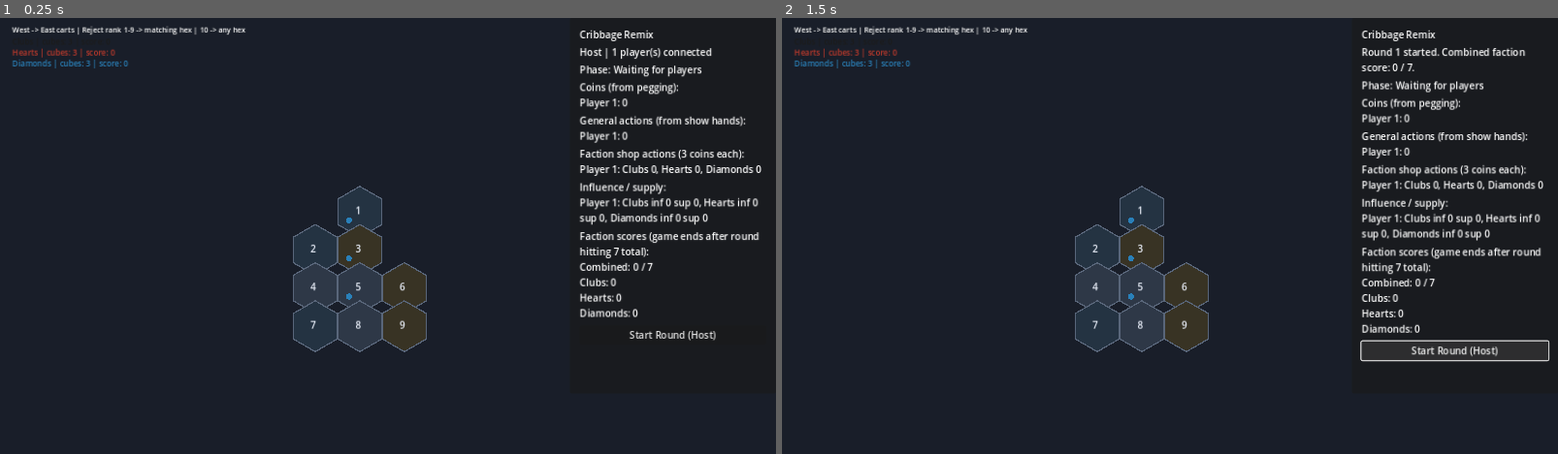
Above: before the commit, frames 1-2 (left to right).
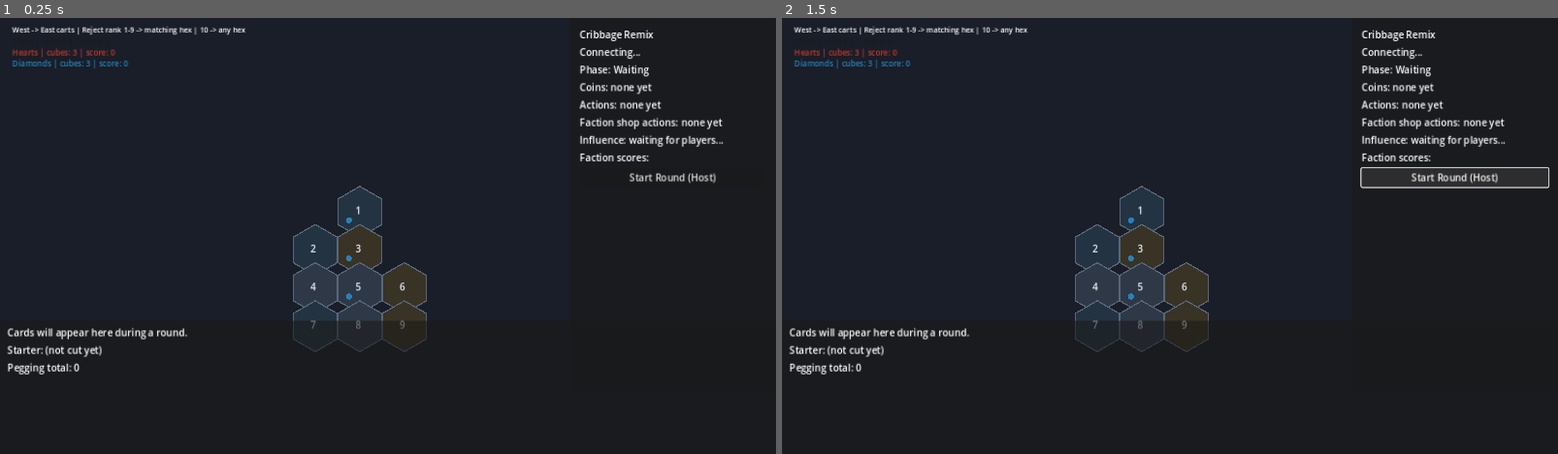
Above: after the commit, the same moments.

Repository: WilsonPersonal/cribbage-remix
Game: Godot game, scene res://scenes/game.tscn
Same seed, same stepped clock (60 frames per second), same inputs: the game is played once before the commit and once after it. This scene is started directly instead of the project's main scene.
Inputs:
- Up to frame 1 (0.25 s): no input
- Up to frame 2 (1.5 s): click "Start Round (Host)" at 0.5 s

The runs differ from the first frame. In frame 1, 4.3% of the frame differs, in the area x 0-99%, y 6-82%; in frame 2, 5.0%.
Error after the commit: Invalid access to property or key 'discard_submitted' on a base object of type 'PanelContainer'. (res://scripts/ui/game.gd:45)

Commit message:
Add card-playing UI and full deal/pegging round flow.
Co-authored-by: Cursor <cursoragent@cursor.com>

Diff:
--- a/autoload/game_state.gd
+++ b/autoload/game_state.gd
@@ -24,6 +24,11 @@
 signal faction_actions_updated(faction_actions: Dictionary)
 signal faction_scores_updated(faction_scores: Dictionary)
 signal winner_decided(peer_id: int, faction_id: int)
+signal local_hand_updated(hand: Array)
+signal starter_updated(card: Dictionary)
+signal pegging_state_updated(sequence: Array, total: int, turn_peer: int)
+signal crib_count_updated(count: int)
+signal game_message(message: String)
 
 var current_phase: Phase = Phase.WAITING
 var round_number: int = 0
@@ -43,11 +48,18 @@
 var dealer_peer_id: int = 1
 var crib_owner_peer_id: int = 0
 var hands: Dictionary = {}
+var local_hand: Array = []
 var crib: Array = []
 var starter_card: Dictionary = {}
 var pegging_total: int = 0
+var pegging_sequence: Array = []
+var pegging_turn_peer: int = 0
+var pegging_last_play_peer: int = 0
+var active_player_order: Array = []
+var discard_ready: Dictionary = {}
 
 var _board := HexBoard.new()
+var _deck: Array = []
 
 
 func register_player(peer_id: int, player_name: String = "") -> void:
@@ -95,19 +107,136 @@
 		_finish_game()
 		return
 
+	if get_player_count() < RemixRules.MIN_PLAYERS:
+		_broadcast_message("Need at least %d players to start a round." % RemixRules.MIN_PLAYERS)
+		return
+
 	round_number += 1
 	hands.clear()
+	local_hand.clear()
 	crib.clear()
 	starter_card.clear()
 	pegging_total = 0
+	pegging_sequence.clear()
+	pegging_turn_peer = 0
+	pegging_last_play_peer = 0
+	discard_ready.clear()
 	crib_owner_peer_id = 0
+	_deck.clear()
 
 	for peer_id in player_names.keys():
 		action_points[peer_id] = 0
 
+	_rotate_dealer()
 	_set_phase(Phase.DEAL)
+	_deal_cards()
 	round_started.emit(round_number)
 	_sync_action_points.rpc(action_points)
+
+
+@rpc("any_peer", "call_remote", "reliable")
+func request_discard(card_indices: Array) -> void:
+	if not multiplayer.is_server():
+		return
+	if current_phase != Phase.DISCARD_TO_CRIB:
+		return
+
+	var peer_id := multiplayer.get_remote_sender_id()
+	if discard_ready.get(peer_id, false):
+		return
+
+	var expected := RemixRules.crib_discard_count(get_player_count())
+	if card_indices.size() != expected:
+		return
+
+	var hand: Array = hands.get(peer_id, []).duplicate(true)
+	if not _validate_card_indices(hand, card_indices):
+		return
+
+	var sorted_indices: Array = card_indices.duplicate()
+	sorted_indices.sort()
+	sorted_indices.reverse()
+	for index in sorted_indices:
+		crib.append(hand[index])
+		hand.remove_at(index)
+
+	hands[peer_id] = hand
+	discard_ready[peer_id] = true
+	_send_local_hand(peer_id, hand)
+	_sync_crib_count.rpc(crib.size())
+
+	if _all_players_discarded():
+		_cut_starter()
+
+
+@rpc("any_peer", "call_remote", "reliable")
+func request_pegging_play(hand_index: int) -> void:
+	if not multiplayer.is_server():
+		return
+	if current_phase != Phase.PEGGING:
+		return
+
+	var peer_id := multiplayer.get_remote_sender_id()
+	if peer_id != pegging_turn_peer:
+		return
+
+	var hand: Array = hands.get(peer_id, [])
+	if hand_index < 0 or hand_index >= hand.size():
+		return
+
+	var card: Dictionary = hand[hand_index]
+	if not PeggingRules.can_play(card, pegging_total):
+		return
+
+	hand.remove_at(hand_index)
+	hands[peer_id] = hand
+	pegging_sequence.append(card)
+	pegging_total += int(card.get("value", 0))
+	pegging_last_play_peer = peer_id
+
+	for event in PeggingRules.score_events(pegging_sequence, pegging_total):
+		grant_pegging_coins(peer_id, event)
+
+	_send_local_hand(peer_id, hand)
+
+	if pegging_total == PeggingRules.MAX_TOTAL:
+		pegging_total = 0
+		pegging_sequence.clear()
+
+	if _all_hands_empty():
+		_begin_show_hands()
+		return
+
+	_advance_pegging_turn()
+
+
+@rpc("any_peer", "call_remote", "reliable")
+func request_pegging_pass() -> void:
+	if not multiplayer.is_server():
+		return
+	if current_phase != Phase.PEGGING:
+		return
+
+	var peer_id := multiplayer.get_remote_sender_id()
+	if peer_id != pegging_turn_peer:
+		return
+
+	var hand: Array = hands.get(peer_id, [])
+	if PeggingRules.has_any_play(hand, pegging_total):
+		return
+
+	if not pegging_sequence.is_empty() and pegging_last_play_peer != 0:
+		grant_pegging_coins(pegging_last_play_peer, "go")
+
+	pegging_sequence.clear()
+	pegging_total = 0
+
+	if _all_hands_empty():
+		_begin_show_hands()
+		return
+
+	pegging_turn_peer = _next_player_with_cards(pegging_last_play_peer)
+	_broadcast_pegging_state()
 
 
 func grant_actions_from_cards(peer_id: int, cards: Array, starter: Dictionary = {}) -> void:
@@ -128,16 +257,6 @@
 		return
 
 	player_coins[peer_id] = player_coins.get(peer_id, 0) + gained
-	_sync_coins.rpc(player_coins)
-
-
-func grant_pegging_coin_amount(peer_id: int, amount: int) -> void:
-	if not multiplayer.is_server():
-		return
-	if amount <= 0:
-		return
-
-	player_coins[peer_id] = player_coins.get(peer_id, 0) + amount
 	_sync_coins.rpc(player_coins)
 
 
@@ -257,25 +376,11 @@
 	_finish_round()
 
 
-func set_crib_owner(peer_id: int) -> void:
-	if not multiplayer.is_server():
-		return
-
-	crib_owner_peer_id = peer_id
-
-
 func advance_to_shop_phase() -> void:
 	if not multiplayer.is_server():
 		return
 
 	_set_phase(Phase.SHOP)
-
-
-func advance_to_action_phase() -> void:
-	if not multiplayer.is_server():
-		return
-
-	_set_phase(Phase.SPEND_ACTIONS)
 
 
 func get_total_faction_score() -> int:
@@ -314,6 +419,146 @@
 			best_peer_id = int(peer_id)
 
 	return best_peer_id
+
+
+func _deal_cards() -> void:
+	active_player_order = _sorted_peer_ids()
+	_deck = CribbageDeck.create_shuffled_deck()
+	crib.clear()
+	discard_ready.clear()
+
+	for peer_id in active_player_order:
+		var hand: Array = []
+		var card_count := RemixRules.cards_per_hand(active_player_order.size())
+		for _i in range(card_count):
+			if _deck.is_empty():
+				break
+			hand.append(_deck.pop_back())
+		hands[peer_id] = hand
+		_send_local_hand(int(peer_id), hand)
+
+	crib_owner_peer_id = dealer_peer_id
+	_sync_crib_count.rpc(crib.size())
+	_set_phase(Phase.DISCARD_TO_CRIB)
+	_broadcast_message("Discard %d cards to the crib." % RemixRules.crib_discard_count(active_player_order.size()))
+
+
+func _cut_starter() -> void:
+	if _deck.is_empty():
+		_broadcast_message("Deck empty; cannot cut starter.")
+		return
+
+	_set_phase(Phase.CUT_STARTER)
+	starter_card = _deck.pop_back()
+	_sync_starter.rpc(starter_card)
+	starter_updated.emit(starter_card)
+	_begin_pegging()
+
+
+func _begin_pegging() -> void:
+	pegging_sequence.clear()
+	pegging_total = 0
+	pegging_last_play_peer = 0
+	pegging_turn_peer = _non_dealer_peer()
+	_set_phase(Phase.PEGGING)
+	_broadcast_pegging_state()
+	_broadcast_message("Pegging phase: earn coins for pairs, 15s, 31, and go.")
+
+
+func _begin_show_hands() -> void:
+	_set_phase(Phase.SHOW_HANDS)
+
+	for peer_id in active_player_order:
+		var hand: Array = hands.get(peer_id, [])
+		grant_actions_from_cards(int(peer_id), hand, starter_card)
+
+	_broadcast_message("Show hands scored. Visit the shop, then spend actions.")
+	advance_to_shop_phase()
+
+
+func _advance_pegging_turn() -> void:
+	pegging_turn_peer = _next_player_with_cards(pegging_turn_peer)
+	_broadcast_pegging_state()
+
+
+func _next_player_with_cards(from_peer: int) -> int:
+	var peers: Array = active_player_order.duplicate()
+	var start_index := peers.find(from_peer)
+	if start_index < 0:
+		start_index = 0
+
+	for step in range(1, peers.size() + 1):
+		var candidate: int = peers[(start_index + step) % peers.size()]
+		if not hands.get(candidate, []).is_empty():
+			return candidate
+
+	return int(from_peer)
+
+
+func _all_players_discarded() -> bool:
+	for peer_id in active_player_order:
+		if not discard_ready.get(peer_id, false):
+			return false
+	return true
+
+
+func _all_hands_empty() -> bool:
+	for peer_id in active_player_order:
+		if not hands.get(peer_id, []).is_empty():
+			return false
+	return true
+
+
+func _validate_card_indices(hand: Array, indices: Array) -> bool:
+	var used: Dictionary = {}
+	for index in indices:
+		var card_index := int(index)
+		if card_index < 0 or card_index >= hand.size():
+			return false
+		if used.has(card_index):
+			return false
+		used[card_index] = true
+	return true
+
+
+func _rotate_dealer() -> void:
+	var peers := _sorted_peer_ids()
+	if peers.is_empty():
+		return
+	if dealer_peer_id == 0 or not peers.has(dealer_peer_id):
+		dealer_peer_id = peers[0]
+		return
+
+	var index := peers.find(dealer_peer_id)
+	dealer_peer_id = peers[(index + 1) % peers.size()]
+
+
+func _non_dealer_peer() -> int:
+	for peer_id in active_player_order:
+		if int(peer_id) != dealer_peer_id:
+			return int(peer_id)
+	return int(active_player_order[0])
+
+
+func _sorted_peer_ids() -> Array:
+	var peers: Array = player_names.keys()
+	peers.sort()
+	return peers
+
+
+func _send_local_hand(peer_id: int, hand: Array) -> void:
+	_sync_local_hand.rpc_id(peer_id, hand)
+	if peer_id == multiplayer.get_unique_id():
+		local_hand = hand.duplicate(true)
+		local_hand_updated.emit(local_hand)
+
+
+func _broadcast_pegging_state() -> void:
+	_sync_pegging_state.rpc(pegging_sequence, pegging_total, pegging_turn_peer)
+
+
+func _broadcast_message(message: String) -> void:
+	_sync_game_message.rpc(message)
 
 
 func _validate_crib_choices(choices: Array) -> bool:
@@ -467,3 +712,33 @@
 @rpc("authority", "call_remote", "reliable")
 func _sync_winner(peer_id: int, faction_id: int) -> void:
 	winner_decided.emit(peer_id, faction_id)
+
+
+@rpc("authority", "call_remote", "reliable")
+func _sync_local_hand(hand: Array) -> void:
+	local_hand = hand.duplicate(true)
+	local_hand_updated.emit(local_hand)
+
+
+@rpc("authority", "call_remote", "reliable")
+func _sync_starter(card: Dictionary) -> void:
+	starter_card = card
+	starter_updated.emit(card)
+
+
+@rpc("authority", "call_remote", "reliable")
+func _sync_pegging_state(sequence: Array, total: int, turn_peer: int) -> void:
+	pegging_sequence = sequence.duplicate(true)
+	pegging_total = total
+	pegging_turn_peer = turn_peer
+	pegging_state_updated.emit(pegging_sequence, pegging_total, pegging_turn_peer)
+
+
+@rpc("authority", "call_remote", "reliable")
+func _sync_crib_count(count: int) -> void:
+	crib_count_updated.emit(count)
+
+
+@rpc("authority", "call_remote", "reliable")
+func _sync_game_message(message: String) -> void:
+	game_message.emit(message)
--- /dev/null
+++ b/scenes/card_play_panel.tscn
@@ -0,0 +1,57 @@
+[gd_scene load_steps=2 format=3 uid="uid://card_play_panel"]
+
+[ext_resource type="Script" path="res://scripts/ui/card_play_panel.gd" id="1"]
+
+[node name="CardPlayPanel" type="PanelContainer"]
+anchors_preset = 12
+anchor_top = 1.0
+anchor_right = 1.0
+anchor_bottom = 1.0
+offset_top = -220.0
+grow_horizontal = 2
+grow_vertical = 0
+
+[node name="Margin" type="MarginContainer" parent="."]
+layout_mode = 2
+theme_override_constants/margin_left = 12
+theme_override_constants/margin_top = 8
+theme_override_constants/margin_right = 12
+theme_override_constants/margin_bottom = 8
+
+[node name="VBox" type="VBoxContainer" parent="Margin"]
+layout_mode = 2
+theme_override_constants/separation = 6
+
+[node name="MessageLabel" type="Label" parent="Margin/VBox"]
+layout_mode = 2
+text = "Cards will appear here during a round."
+
+[node name="StarterLabel" type="Label" parent="Margin/VBox"]
+layout_mode = 2
+text = "Starter: (not cut yet)"
+
+[node name="PeggingLabel" type="Label" parent="Margin/VBox"]
+layout_mode = 2
+text = "Pegging total: 0"
+
+[node name="PeggingContainer" type="HBoxContainer" parent="Margin/VBox"]
+layout_mode = 2
+theme_override_constants/separation = 4
+
+[node name="HandContainer" type="HBoxContainer" parent="Margin/VBox"]
+layout_mode = 2
+theme_override_constants/separation = 4
+
+[node name="ActionRow" type="HBoxContainer" parent="Margin/VBox"]
+layout_mode = 2
+theme_override_constants/separation = 8
+
+[node name="ConfirmDiscardButton" type="Button" parent="Margin/VBox/ActionRow"]
+layout_mode = 2
+visible = false
+text = "Confirm Discard"
+
+[node name="PassButton" type="Button" parent="Margin/VBox/ActionRow"]
+layout_mode = 2
+visible = false
+text = "Pass (Go)"
--- /dev/null
+++ b/scenes/card_widget.tscn
@@ -0,0 +1,7 @@
+[gd_scene load_steps=2 format=3 uid="uid://card_widget"]
+
+[ext_resource type="Script" path="res://scripts/ui/card_widget.gd" id="1"]
+
+[node name="CardWidget" type="Button"]
+custom_minimum_size = Vector2(64, 92)
+script = ExtResource("1")
--- a/scenes/game.tscn
+++ b/scenes/game.tscn
@@ -1,7 +1,8 @@
-[gd_scene load_steps=3 format=3 uid="uid://cribbage_game"]
+[gd_scene load_steps=4 format=3 uid="uid://cribbage_game"]
 
 [ext_resource type="Script" path="res://scripts/ui/game.gd" id="1_game"]
 [ext_resource type="Script" path="res://scripts/ui/hex_board_view.gd" id="2_board"]
+[ext_resource type="PackedScene" uid="uid://card_play_panel" path="res://scenes/card_play_panel.tscn" id="3_cards"]
 
 [node name="Game" type="Control"]
 layout_mode = 3
@@ -120,3 +121,13 @@
 layout_mode = 2
 visible = false
 text = "End Action Phase"
+
+[node name="CardPlayPanel" parent="." instance=ExtResource("3_cards")]
+layout_mode = 1
+anchors_preset = 12
+anchor_top = 1.0
+anchor_right = 1.0
+anchor_bottom = 1.0
+offset_top = -220.0
+grow_horizontal = 2
+grow_vertical = 0
--- /dev/null
+++ b/scripts/cribbage/pegging.gd
@@ -0,0 +1,70 @@
+class_name PeggingRules
+extends RefCounted
+
+const MAX_TOTAL := 31
+
+
+static func can_play(card: Dictionary, running_total: int) -> bool:
+	return running_total + int(card.get("value", 0)) <= MAX_TOTAL
+
+
+static func has_any_play(hand: Array, running_total: int) -> bool:
+	for card in hand:
+		if can_play(card, running_total):
+			return true
+	return false
+
+
+static func score_events(sequence: Array, running_total: int) -> Array:
+	var events: Array = []
+
+	if running_total == 15:
+		events.append("fifteen")
+	if running_total == 31:
+		events.append("thirty_one")
+
+	if sequence.size() >= 2:
+		var tail_rank: String = sequence[-1].get("rank", "")
+		var matching := 1
+		for i in range(sequence.size() - 2, -1, -1):
+			if sequence[i].get("rank", "") == tail_rank:
+				matching += 1
+			else:
+				break
+
+		match matching:
+			2:
+				events.append("pair")
+			3:
+				events.append("triple")
+			4:
+				events.append("quadruple")
+
+	var run_length := _tail_run_length(sequence)
+	if run_length >= 3:
+		events.append("run")
+
+	return events
+
+
+static func _tail_run_length(sequence: Array) -> int:
+	if sequence.is_empty():
+		return 0
+
+	var values: Array = []
+	for card in sequence:
+		values.append(int(card.get("value", 0)))
+	values.sort()
+
+	var best := 1
+	var current := 1
+	for i in range(1, values.size()):
+		if values[i] == values[i - 1]:
+			continue
+		if values[i] == values[i - 1] + 1:
+			current += 1
+			best = max(best, current)
+		else:
+			current = 1
+
+	return best
--- a/scripts/cribbage/scoring.gd
+++ b/scripts/cribbage/scoring.gd
@@ -30,6 +30,8 @@
 		"thirty_one":
 			return 2
 		"go":
+			return 1
+		"run":
 			return 1
 		_:
 			return 0
--- /dev/null
+++ b/scripts/ui/card_play_panel.gd
@@ -0,0 +1,141 @@
+extends PanelContainer
+
+signal discard_submitted(card_indices: Array)
+signal pegging_play_requested(hand_index: int)
+signal pegging_pass_requested
+
+const CardWidgetScene := preload("res://scenes/card_widget.tscn")
+
+@onready var message_label: Label = $Margin/VBox/MessageLabel
+@onready var starter_label: Label = $Margin/VBox/StarterLabel
+@onready var pegging_label: Label = $Margin/VBox/PeggingLabel
+@onready var hand_container: HBoxContainer = $Margin/VBox/HandContainer
+@onready var pegging_container: HBoxContainer = $Margin/VBox/PeggingContainer
+@onready var action_row: HBoxContainer = $Margin/VBox/ActionRow
+@onready var confirm_discard_button: Button = $Margin/VBox/ActionRow/ConfirmDiscardButton
+@onready var pass_button: Button = $Margin/VBox/ActionRow/PassButton
+
+var _local_hand: Array = []
+var _selected_indices: Array = []
+
+
+func _ready() -> void:
+	confirm_discard_button.pressed.connect(_on_confirm_discard_pressed)
+	pass_button.pressed.connect(_on_pass_pressed)
+	GameState.local_hand_updated.connect(_on_local_hand_updated)
+	GameState.starter_updated.connect(_on_starter_updated)
+	GameState.pegging_state_updated.connect(_on_pegging_state_updated)
+	GameState.phase_changed.connect(_on_phase_changed)
+	GameState.game_message.connect(_on_game_message)
+	_on_phase_changed(GameState.current_phase)
+	_refresh_hand_display()
+
+
+func _on_confirm_discard_pressed() -> void:
+	var expected := RemixRules.crib_discard_count(max(GameState.get_player_count(), 2))
+	if _selected_indices.size() != expected:
+		message_label.text = "Select exactly %d cards to discard." % expected
+		return
+	discard_submitted.emit(_selected_indices.duplicate())
+
+
+func _on_pass_pressed() -> void:
+	pegging_pass_requested.emit()
+
+
+func _on_local_hand_updated(hand: Array) -> void:
+	_local_hand = hand
+	_selected_indices.clear()
+	_refresh_hand_display()
+
+
+func _on_starter_updated(card: Dictionary) -> void:
+	if card.is_empty():
+		starter_label.text = "Starter: (not cut yet)"
+	else:
+		starter_label.text = "Starter: %s" % CribbageDeck.card_label(card)
+
+
+func _on_pegging_state_updated(sequence: Array, total: int, turn_peer: int) -> void:
+	pegging_label.text = "Pegging total: %d | Turn: %s" % [
+		total,
+		GameState.player_names.get(turn_peer, "Player %d" % turn_peer),
+	]
+	_refresh_pegging_display(sequence)
+	_update_action_buttons()
+
+
+func _on_phase_changed(phase: GameState.Phase) -> void:
+	_selected_indices.clear()
+	_update_action_buttons()
+	match phase:
+		GameState.Phase.DISCARD_TO_CRIB:
+			message_label.text = "Select cards to discard to the crib."
+		GameState.Phase.PEGGING:
+			message_label.text = "Play a card or pass if you cannot."
+		GameState.Phase.SHOW_HANDS:
+			message_label.text = "Scoring hands for actions..."
+		_:
+			if phase == GameState.Phase.WAITING or phase == GameState.Phase.DEAL:
+				message_label.text = "Waiting for the deal..."
+	_refresh_hand_display()
+
+
+func _on_game_message(message: String) -> void:
+	message_label.text = message
+
+
+func _refresh_hand_display() -> void:
+	for child in hand_container.get_children():
+		child.queue_free()
+
+	for i in range(_local_hand.size()):
+		var card_widget: CardWidget = CardWidgetScene.instantiate()
+		hand_container.add_child(card_widget)
+		card_widget.setup(i, _local_hand[i])
+		card_widget.card_pressed.connect(_on_card_pressed)
+		if _selected_indices.has(i):
+			card_widget.modulate = Color(1, 1, 0.7)
+
+
+func _refresh_pegging_display(sequence: Array) -> void:
+	for child in pegging_container.get_children():
+		child.queue_free()
+
+	for i in range(sequence.size()):
+		var card_widget: CardWidget = CardWidgetScene.instantiate()
+		pegging_container.add_child(card_widget)
+		card_widget.setup(i, sequence[i])
+		card_widget.disabled = true
+
+
+func _on_card_pressed(index: int) -> void:
+	match GameState.current_phase:
+		GameState.Phase.DISCARD_TO_CRIB:
+			_toggle_discard_selection(index)
+		GameState.Phase.PEGGING:
+			if _is_my_pegging_turn():
+				pegging_play_requested.emit(index)
+	_refresh_hand_display()
+
+
+func _toggle_discard_selection(index: int) -> void:
+	if _selected_indices.has(index):
+		_selected_indices.erase(index)
+	else:
+		_selected_indices.append(index)
+
+
+func _update_action_buttons() -> void:
+	var phase := GameState.current_phase
+	confirm_discard_button.visible = phase == GameState.Phase.DISCARD_TO_CRIB
+	pass_button.visible = phase == GameState.Phase.PEGGING and _is_my_pegging_turn()
+	pass_button.disabled = not _can_pass_pegging()
+
+
+func _is_my_pegging_turn() -> bool:
+	return GameState.pegging_turn_peer == NetworkManager.get_local_peer_id()
+
+
+func _can_pass_pegging() -> bool:
+	return not PeggingRules.has_any_play(_local_hand, GameState.pegging_total)
--- /dev/null
+++ b/scripts/ui/card_widget.gd
@@ -0,0 +1,44 @@
+class_name CardWidget
+extends Button
+
+signal card_pressed(card_index: int)
+
+var card_index: int = -1
+var card_data: Dictionary = {}
+
+
+func setup(index: int, data: Dictionary) -> void:
+	card_index = index
+	card_data = data
+	custom_minimum_size = Vector2(64, 92)
+	text = "%s\n%s" % [data.get("rank", "?"), _suit_symbol(data.get("suit", ""))]
+	modulate = _suit_color(data.get("suit", ""))
+	pressed.connect(_on_pressed)
+
+
+func _on_pressed() -> void:
+	card_pressed.emit(card_index)
+
+
+func _suit_symbol(suit: String) -> String:
+	match suit:
+		"hearts":
+			return "H"
+		"diamonds":
+			return "D"
+		"clubs":
+			return "C"
+		_:
+			return "?"
+
+
+func _suit_color(suit: String) -> Color:
+	match suit:
+		"hearts":
+			return Color("#ffb3b3")
+		"diamonds":
+			return Color("#a8c8ff")
+		"clubs":
+			return Color("#cccccc")
+		_:
+			return Color.WHITE
--- a/scripts/ui/game.gd
+++ b/scripts/ui/game.gd
@@ -15,6 +15,7 @@
 @onready var buy_hearts_button: Button = $HUD/Margin/VBox/ShopButtons/BuyHeartsButton
 @onready var buy_diamonds_button: Button = $HUD/Margin/VBox/ShopButtons/BuyDiamondsButton
 @onready var board: Control = $Board
+@onready var card_panel: PanelContainer = $CardPlayPanel
 
 
 func _ready() -> void:
@@ -27,16 +28,23 @@
 	GameState.faction_actions_updated.connect(_on_faction_actions_updated)
 	GameState.faction_scores_updated.connect(_on_faction_scores_updated)
 	GameState.winner_decided.connect(_on_winner_decided)
+	GameState.game_message.connect(_on_game_message)
 	NetworkManager.player_connected.connect(_on_player_connected)
 	NetworkManager.player_disconnected.connect(_on_player_disconnected)
 
-	start_round_button.visible = NetworkManager.is_server()
+	start_round_button.visible = NetworkManager.is_server() and GameState.current_phase in [
+		GameState.Phase.WAITING,
+		GameState.Phase.ROUND_END,
+	]
 	start_round_button.pressed.connect(_on_start_round_pressed)
 	end_shop_button.pressed.connect(_on_end_shop_pressed)
 	end_actions_button.pressed.connect(_on_end_actions_pressed)
 	buy_clubs_button.pressed.connect(_on_buy_clubs_pressed)
 	buy_hearts_button.pressed.connect(_on_buy_hearts_pressed)
 	buy_diamonds_button.pressed.connect(_on_buy_diamonds_pressed)
+	card_panel.discard_submitted.connect(_on_discard_submitted)
+	card_panel.pegging_play_requested.connect(_on_pegging_play_requested)
+	card_panel.pegging_pass_requested.connect(_on_pegging_pass_requested)
 
 	if NetworkManager.is_server():
 		GameState.register_player(NetworkManager.get_local_peer_id())
@@ -79,6 +87,22 @@
 
 func _buy_faction_action(faction_id: int) -> void:
 	GameState.request_shop_purchase.rpc_id(1, faction_id)
+
+
+func _on_discard_submitted(card_indices: Array) -> void:
+	GameState.request_discard.rpc_id(1, card_indices)
+
+
+func _on_pegging_play_requested(hand_index: int) -> void:
+	GameState.request_pegging_play.rpc_id(1, hand_index)
+
+
+func _on_pegging_pass_requested() -> void:
+	GameState.request_pegging_pass.rpc_id(1)
+
+
+func _on_game_message(message: String) -> void:
+	status_label.text = message
 
 
 func _on_phase_changed(_phase: GameState.Phase) -> void:
